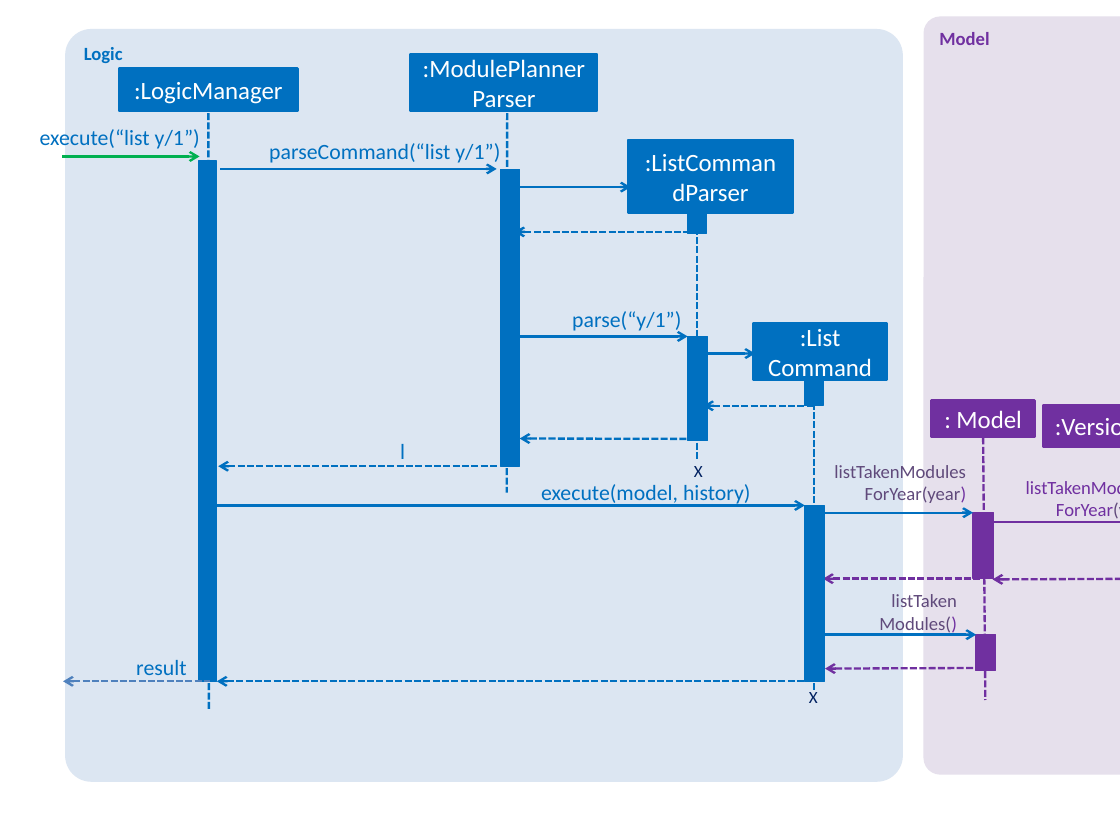
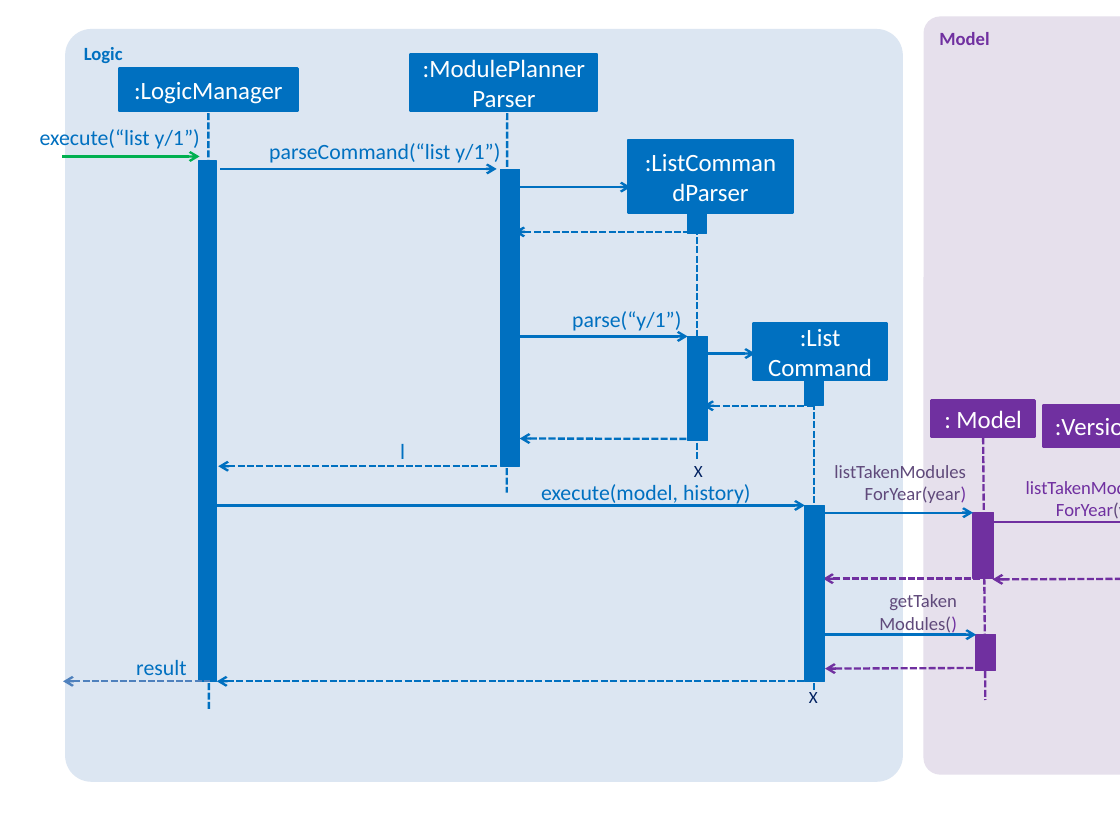
Before and after one commit to CS2103-AY1819S1-T16-4/main, a slide deck: slide 1 of docs/diagrams/ListSequenceDiagram_1.pptx. Drawn at 1120x840 pixels with LibreOffice and Linux fonts; fonts in the diff are those of the drawing. Boxes give left, top, right and bottom in pixels: in the first picture for what was removed or moved away, otherwise in the second. Text is boxed around its words. In the diff, an @@ line names an element or a change of style, - is before the commit and + after.

```diff
--- a/docs/diagrams/ListSequenceDiagram_1.pptx
+++ b/docs/diagrams/ListSequenceDiagram_1.pptx
@@ text at <box>889,594,957,610</box>: text changed @@
-listTaken
+getTaken
```
Also in this commit, not shown: 4 other files.
